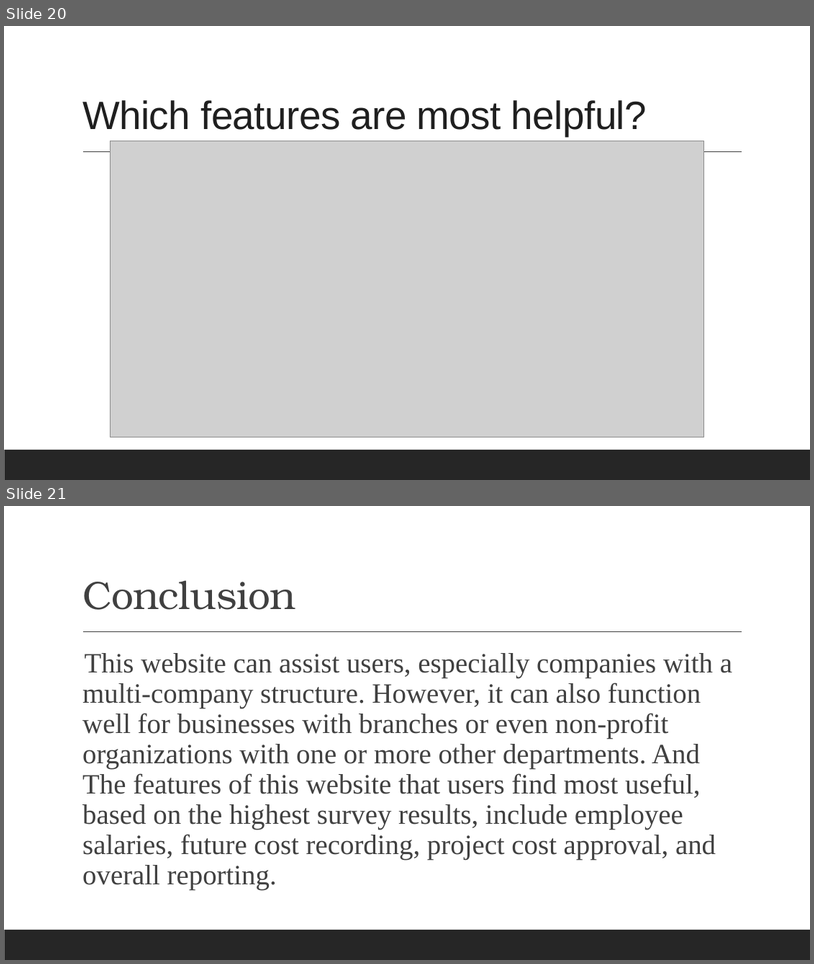
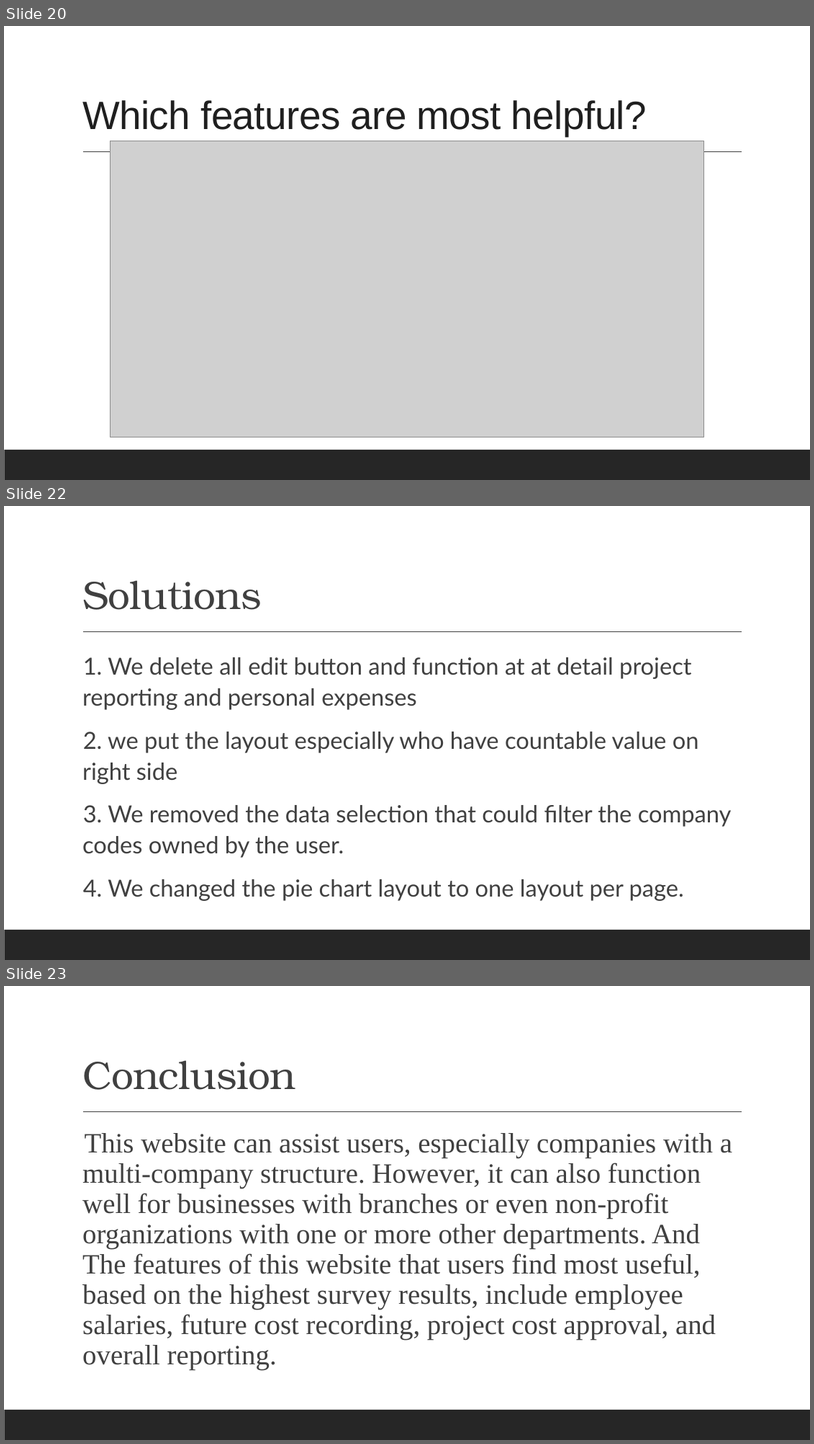
Before and after one commit to Brevalda1/financebrevaldabaru, a slide deck: perbaikanONLINE COMPANY EXPENSE RECORDING WEBSITE BASED ON MULTI-COMPANY.pptx. Shown one above the other, each under a label of ours: slides 20 and 21 before the commit, slides 20, 22 and 23 after it; the slides between them are not shown. The pictures are 814x964 and 814x1444 pixels, drawn with LibreOffice and Linux fonts; fonts in the diff are those of the drawing; grey boxes stand for pictures. Boxes give left, top, right and bottom in pixels: in the first picture for what was removed or moved away, otherwise in the second. Text is boxed around its words. In the diff, an @@ line names an element or a change of style, - is before the commit and + after.

```diff
--- a/perbaikanONLINE COMPANY EXPENSE RECORDING WEBSITE BASED ON MULTI-COMPANY.pptx
+++ b/perbaikanONLINE COMPANY EXPENSE RECORDING WEBSITE BASED ON MULTI-COMPANY.pptx
@@ slide 22 added at <box>4,506,810,960</box>, background #FFFFFF; not listed: 2 template elements that a slide beside it also shows @@
@@ title added at <box>82,580,262,610</box>, 47 pt, text #404040 @@
+Solutions
@@ text added at <box>82,657,732,901</box>, 28 pt, text #404040 @@
+  1. We delete all edit button and function at at detail project reporting and personal expenses
+  2. we put the layout especially who have countable value on right side
+  3. We removed the data selection that could filter the company codes owned by the user.
+  4. We changed the pie chart layout to one layout per page.
@@ what was slide 21 is now slide 23 @@
```
Also in this commit, not shown: 1 other slide added, 2 other files.
